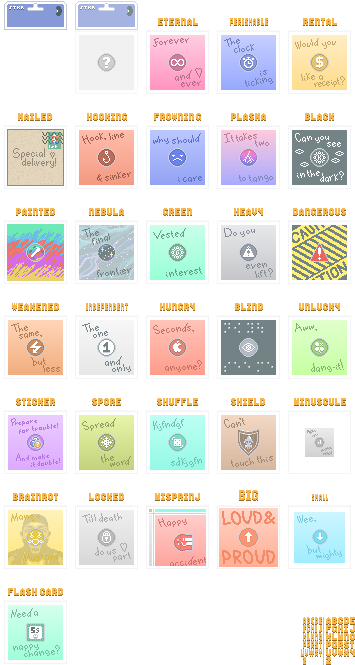
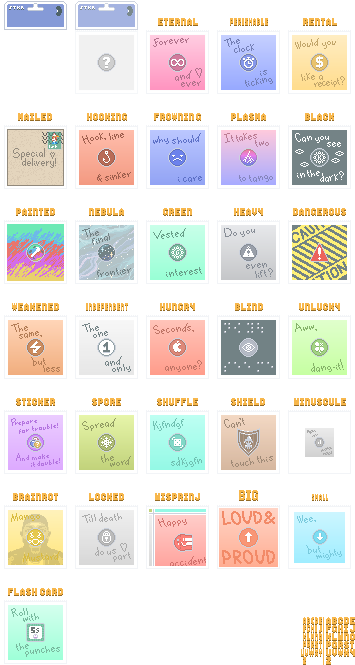
Layer changes from the first (355, 665) image to the second:
painted on "Pasted Layer #191" over [11, 608, 60, 657]
